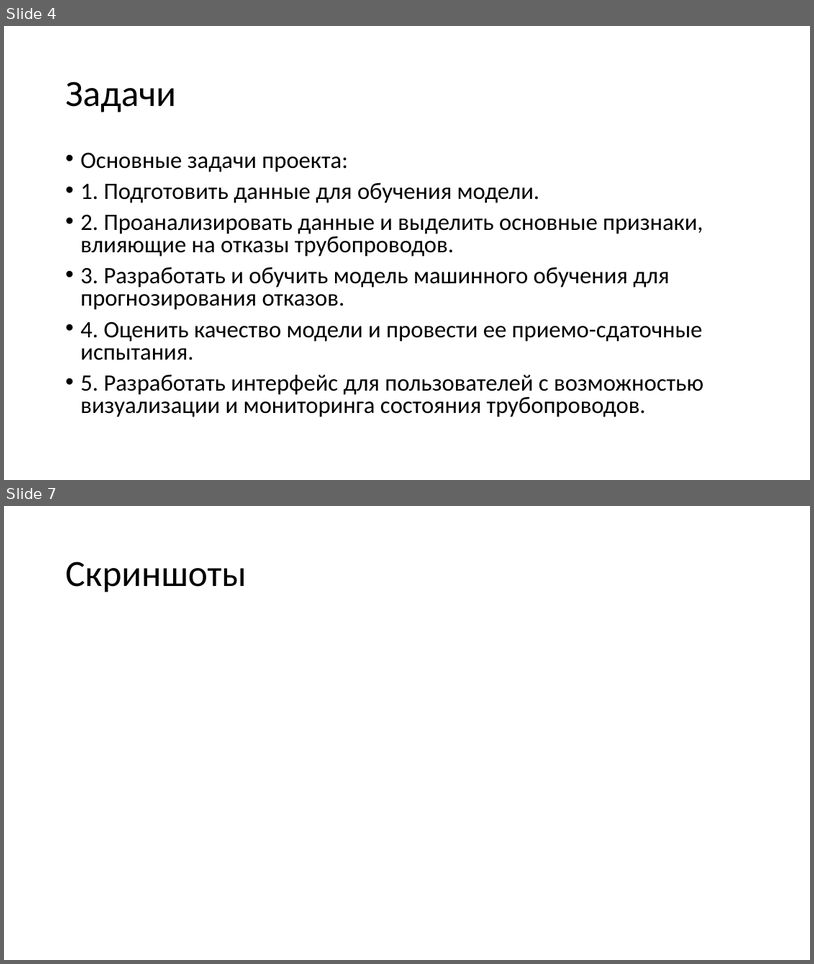
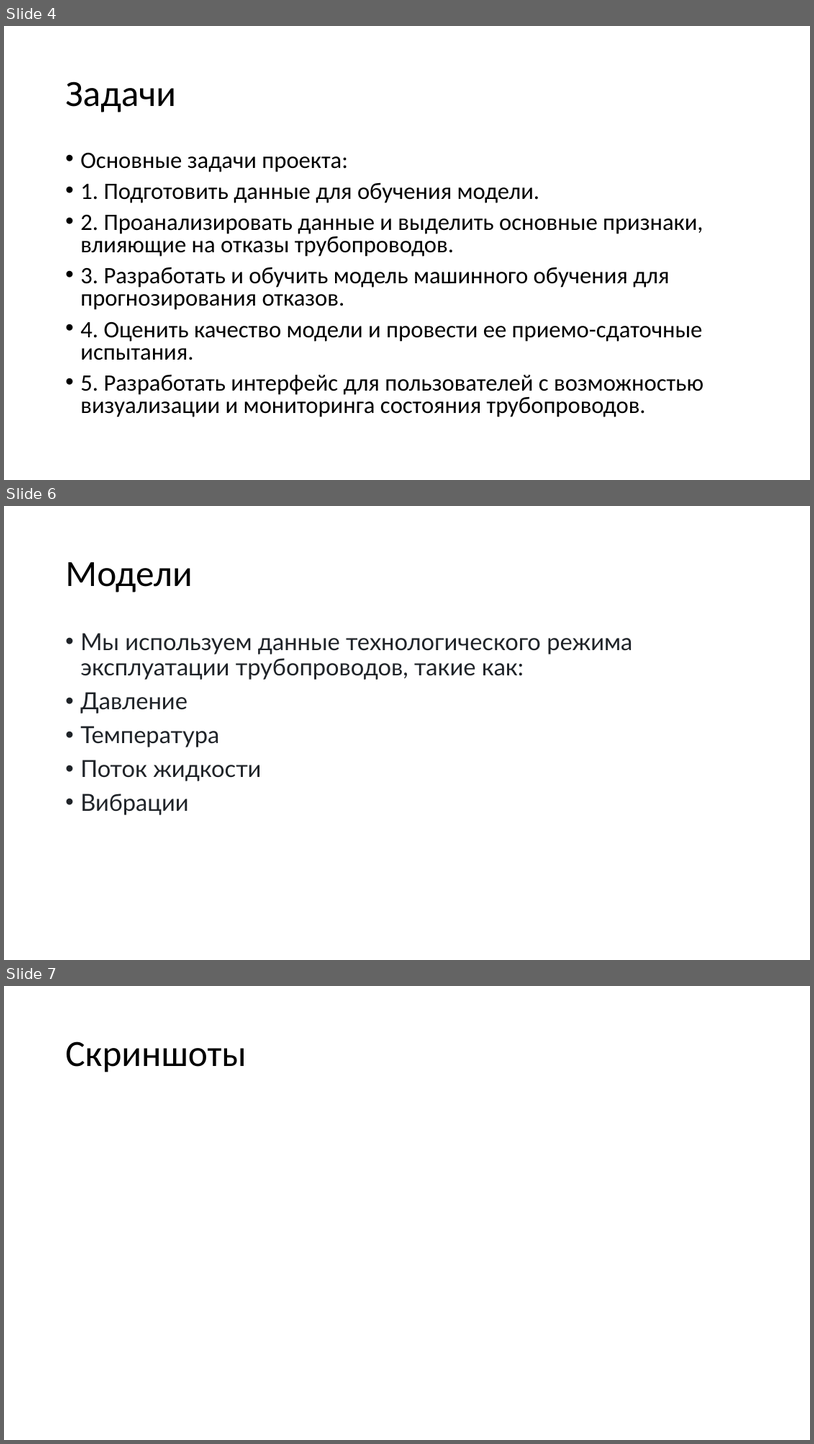
Before and after one commit to ark2016/NESTRO_CHALLENGE_2023, a slide deck: presentation/Greedy_algorithm.pptx. Shown one above the other, each under a label of ours: slides 4 and 7 before the commit, slides 4, 6 and 7 after it; the slides between them are not shown. The pictures are 814x964 and 814x1444 pixels, drawn with LibreOffice and Linux fonts; fonts in the diff are those of the drawing. Boxes give left, top, right and bottom in pixels: in the first picture for what was removed or moved away, otherwise in the second. Text is boxed around its words. In the diff, an @@ line names an element or a change of style, - is before the commit and + after.

```diff
--- a/presentation/Greedy_algorithm.pptx
+++ b/presentation/Greedy_algorithm.pptx
@@ slide 6 added at [4, 506, 810, 960], background #FFFFFF @@
@@ title added at [65, 562, 192, 592], 44 pt, text #000000 @@
+Модели
@@ text added at [80, 633, 633, 815], 28 pt, text #1F2328 @@
+• Мы используем данные технологического режима эксплуатации трубопроводов, такие как:
+• Давление
+• Температура
+• Поток жидкости
+• Вибрации
```
Also in this commit, not shown: 1 slide changed, 2 other slides added, 3 slides removed.
